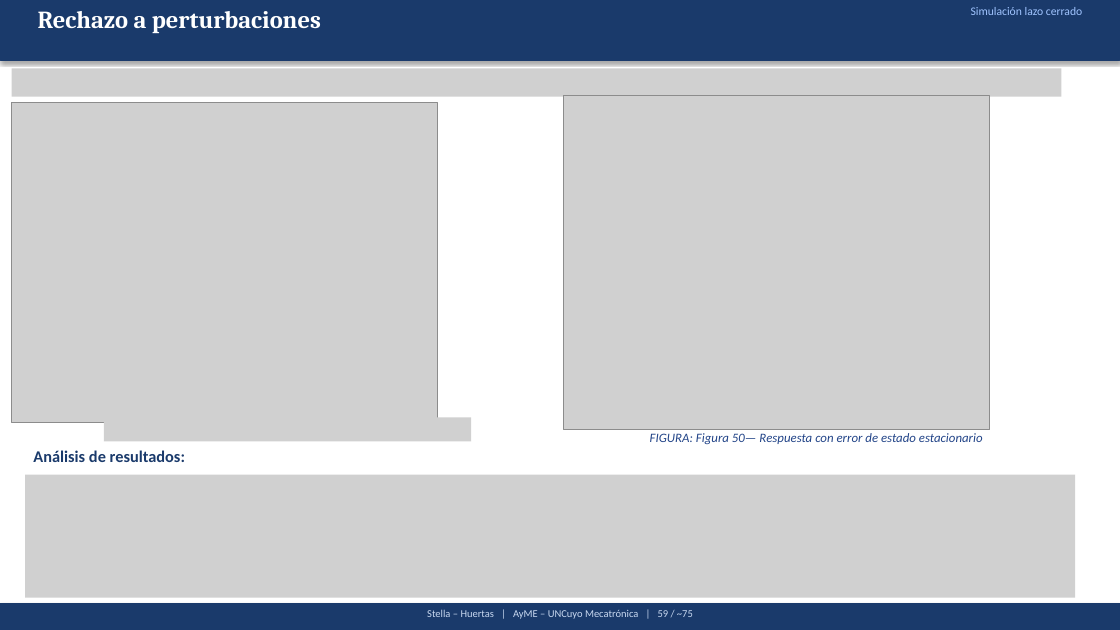
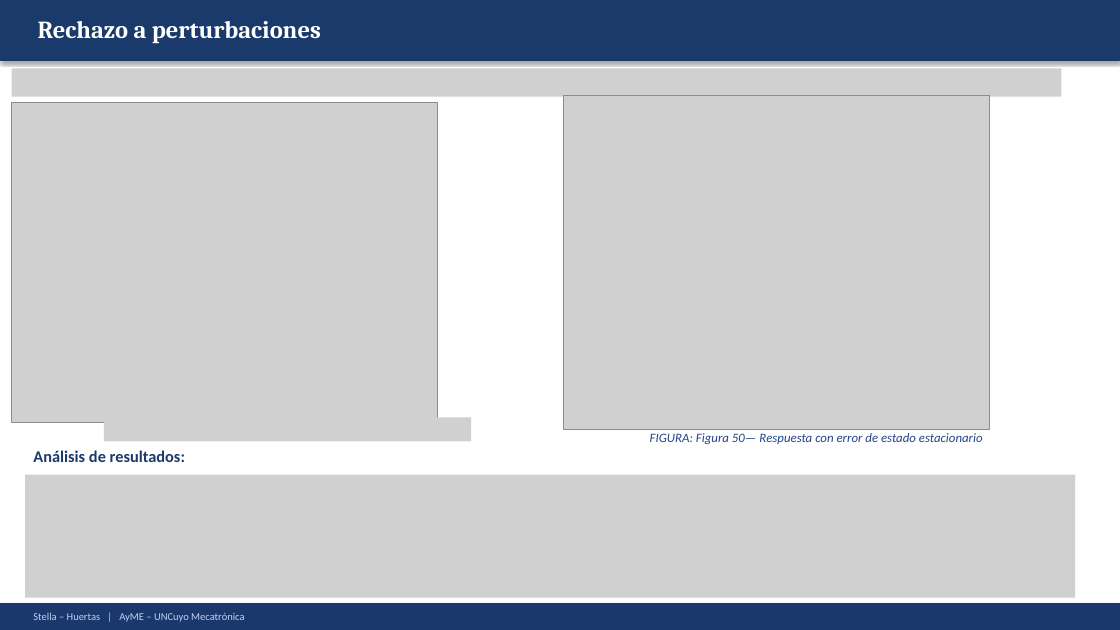
Before and after one commit to Juan-Stella/Automatica-y-maquinas-electricas-final, a slide deck: slide 80 of Presentación/AyME_Stella_Huertas_Presentacion1.pptx. Drawn at 1120x630 pixels with LibreOffice and Linux fonts; fonts in the diff are those of the drawing; grey boxes stand for pictures. Boxes give left, top, right and bottom in pixels: in the first picture for what was removed or moved away, otherwise in the second. Text is boxed around its words. In the diff, an @@ line names an element or a change of style, - is before the commit and + after.

```diff
--- a/Presentación/AyME_Stella_Huertas_Presentacion1.pptx
+++ b/Presentación/AyME_Stella_Huertas_Presentacion1.pptx
@@ text "Rechazo a perturbaciones": place and size @@
-text "Rechazo a perturbaciones" at [38, 11, 321, 33]
+text "Rechazo a perturbaciones" at [38, 21, 321, 43]
@@ text removed at [971, 7, 1082, 15] @@
-Simulación lazo cerrado
@@ rectangle added at [0, 603, 1120, 630], fill #1A386B, outline #1A386B 1 pt @@
@@ text "Stella – Huertas | AyME ..." at [33, 612, 244, 622]: vertical alignment top to middle @@
@@ text at [33, 612, 244, 622]: text changed; text colour #C8D8F0 to #C0D0F0 @@
-Stella – Huertas | AyME – UNCuyo Mecatrónica | 59 / ~75
+Stella – Huertas | AyME – UNCuyo Mecatrónica
```
Also in this commit, not shown: 94 other slides changed, 1 other file.
